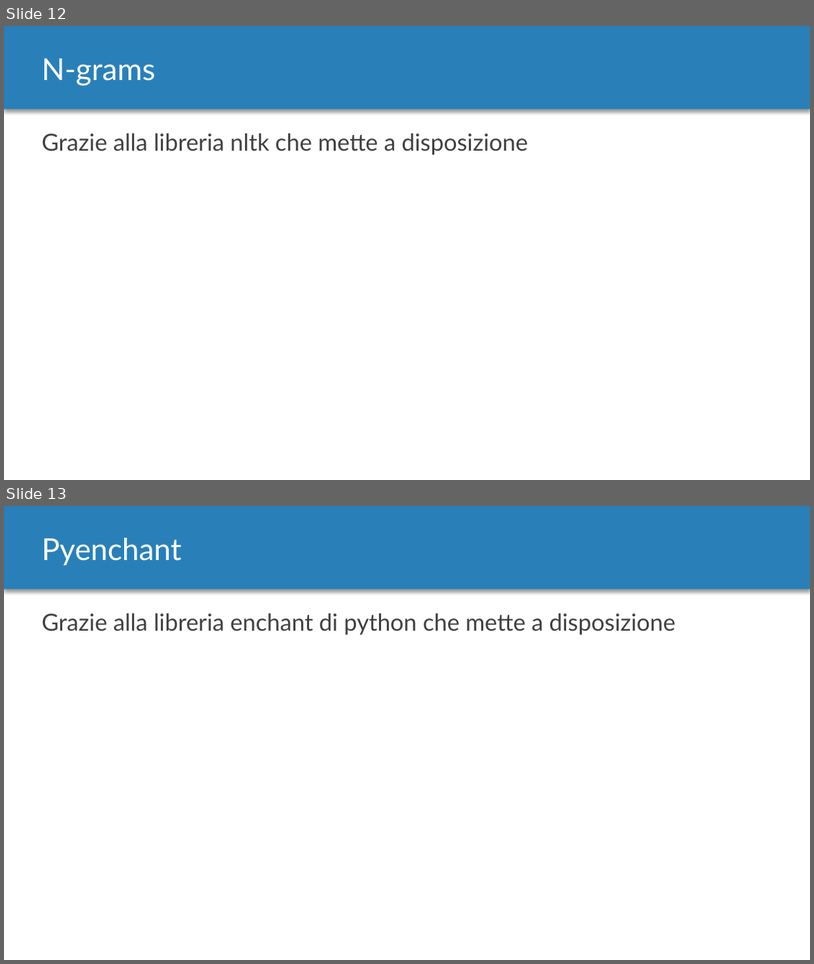
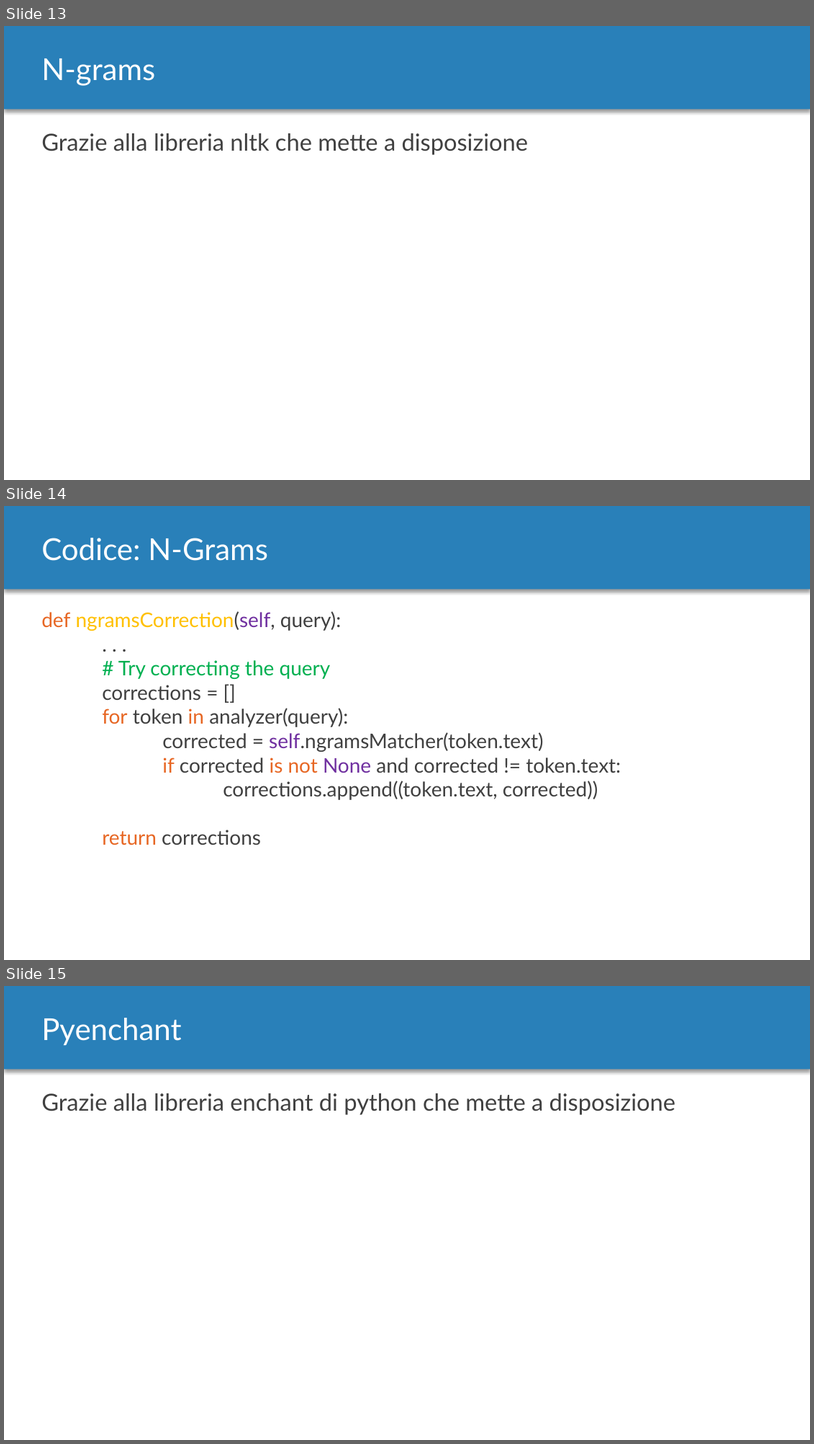
Before and after one commit to MurgoloMichele/GAvI, a slide deck: doc/Progetto.pptx. Shown one above the other, each under a label of ours: slides 12 and 13 before the commit, slides 13, 14 and 15 after it. The pictures are 814x964 and 814x1444 pixels, drawn with LibreOffice and Linux fonts; fonts in the diff are those of the drawing. Boxes give left, top, right and bottom in pixels: in the first picture for what was removed or moved away, otherwise in the second. Text is boxed around its words. In the diff, an @@ line names an element or a change of style, - is before the commit and + after.

```diff
--- a/doc/Progetto.pptx
+++ b/doc/Progetto.pptx
@@ slide 14 added at [4,506,810,960], background #FFFFFF; not listed: 1 template element that a slide beside it also shows @@
@@ text added at [41,538,268,561], 36 pt, text #FFFFFF @@
+Codice: N-Grams
@@ text added at [41,611,621,844], 24 pt, text #404040 @@
+def ngramsCorrection(self, query):
+. . .
+# Try correcting the query
+corrections = []
+for token in analyzer(query):
+corrected = self.ngramsMatcher(token.text)
+if corrected is not None and corrected != token.text:
+corrections.append((token.text, corrected))
+return corrections
@@ what was slide 12 is now slide 13 @@
@@ what was slide 13 is now slide 15 @@
```
Also in this commit, not shown: 2 slides changed, 3 other slides added.
